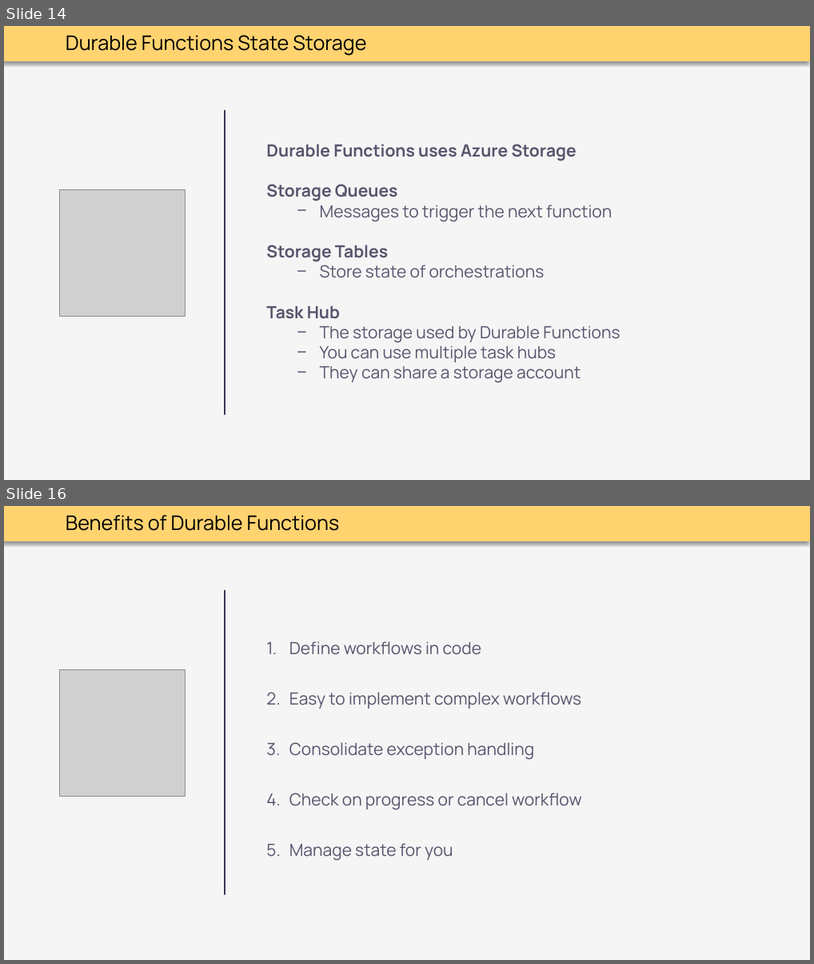
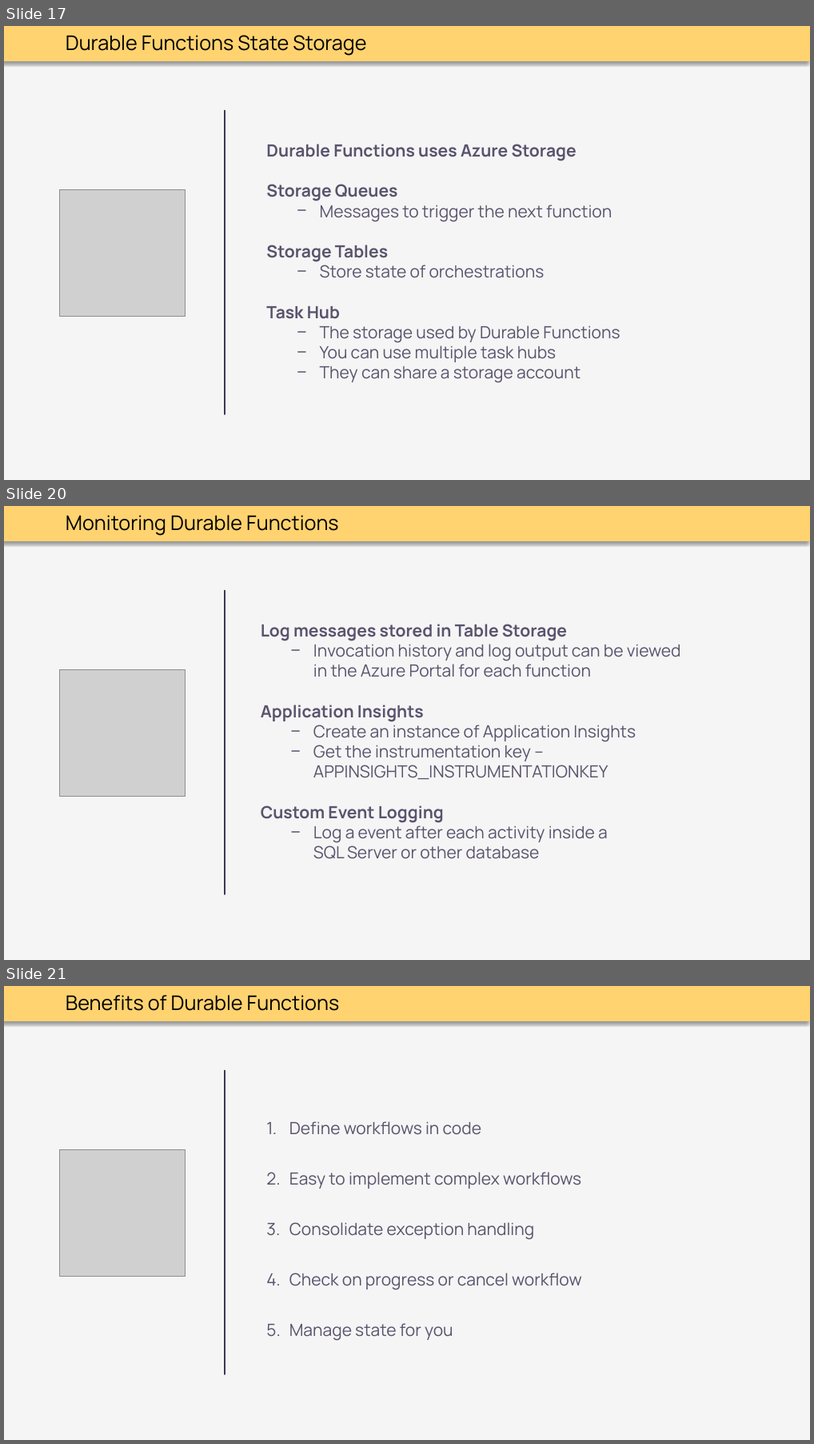
Before and after one commit to thoemmi/DurableFunctionsMeetupRosenheim, a slide deck: slides/Durable_Functions.pptx. Shown one above the other, each under a label of ours: slides 14 and 16 before the commit, slides 17, 20 and 21 after it; the slides between them are not shown. The pictures are 814x964 and 814x1444 pixels, drawn with LibreOffice and Linux fonts; fonts in the diff are those of the drawing; grey boxes stand for pictures. Boxes give left, top, right and bottom in pixels: in the first picture for what was removed or moved away, otherwise in the second. Text is boxed around its words. In the diff, an @@ line names an element or a change of style, - is before the commit and + after.

Commit message:
update slides

```diff
--- a/slides/Durable_Functions.pptx
+++ b/slides/Durable_Functions.pptx
@@ slide 20 added at bbox=[4, 506, 810, 960], background #F5F5F5; not listed: 1 template element that a slide beside it also shows @@
@@ text added at bbox=[66, 515, 339, 535], 24 pt, text #000000 @@
+Monitoring Durable Functions
@@ line added from (226, 591) to (226, 894), #3F3658 2 pt @@
@@ text added at bbox=[261, 624, 682, 859], 20 pt, text #5A536D @@
+Log messages stored in Table Storage
+  − Invocation history and log output can be viewed
+    in the Azure Portal for each function
+Application Insights
+  − Create an instance of Application Insights
+  − Get the instrumentation key –
+    APPINSIGHTS_INSTRUMENTATIONKEY
+Custom Event Logging
+  − Log a event after each activity inside a
+    SQL Server or other database
@@ picture added at bbox=[60, 670, 186, 796] @@
@@ what was slide 14 is now slide 17 @@
@@ what was slide 16 is now slide 21 @@
```
Also in this commit, not shown: 5 other slides added, 2 slides removed.
